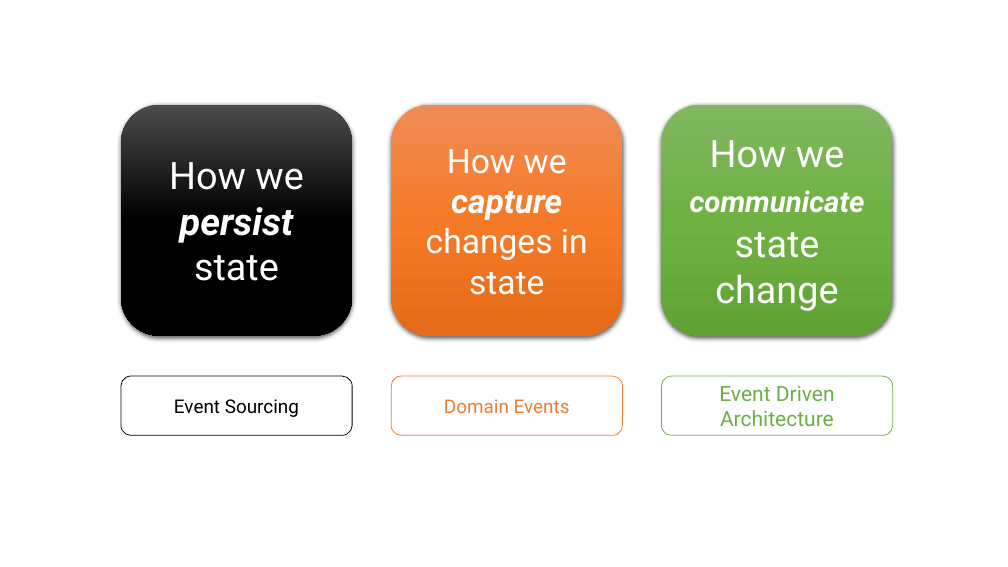
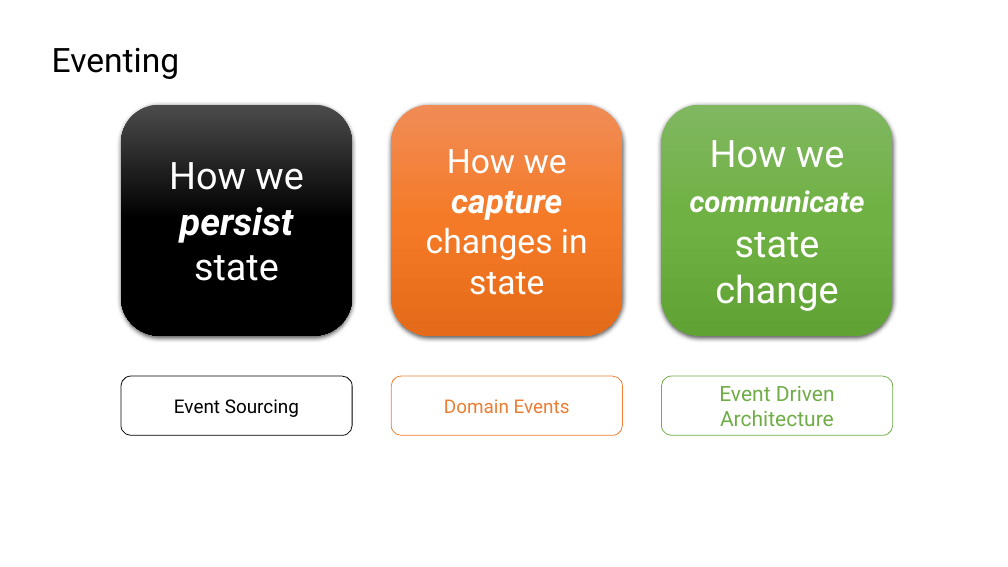
Before and after one commit to jezzsantos/saastack, a slide deck: slide 14 of docs/images/Sources.pptx (slide 2 before the commit). Drawn at 1008x567 pixels with LibreOffice and Linux fonts; fonts in the diff are those of the drawing. Boxes give left, top, right and bottom in pixels: in the first picture for what was removed or moved away, otherwise in the second. Text is boxed around its words. In the diff, an @@ line names an element or a change of style, - is before the commit and + after.

```diff
--- a/docs/images/Sources.pptx
+++ b/docs/images/Sources.pptx
@@ text added at box(52, 47, 180, 79), 32 pt, text #000000 @@
+Eventing
```
Also in this commit, not shown: 2 other slides changed, 29 other files.
